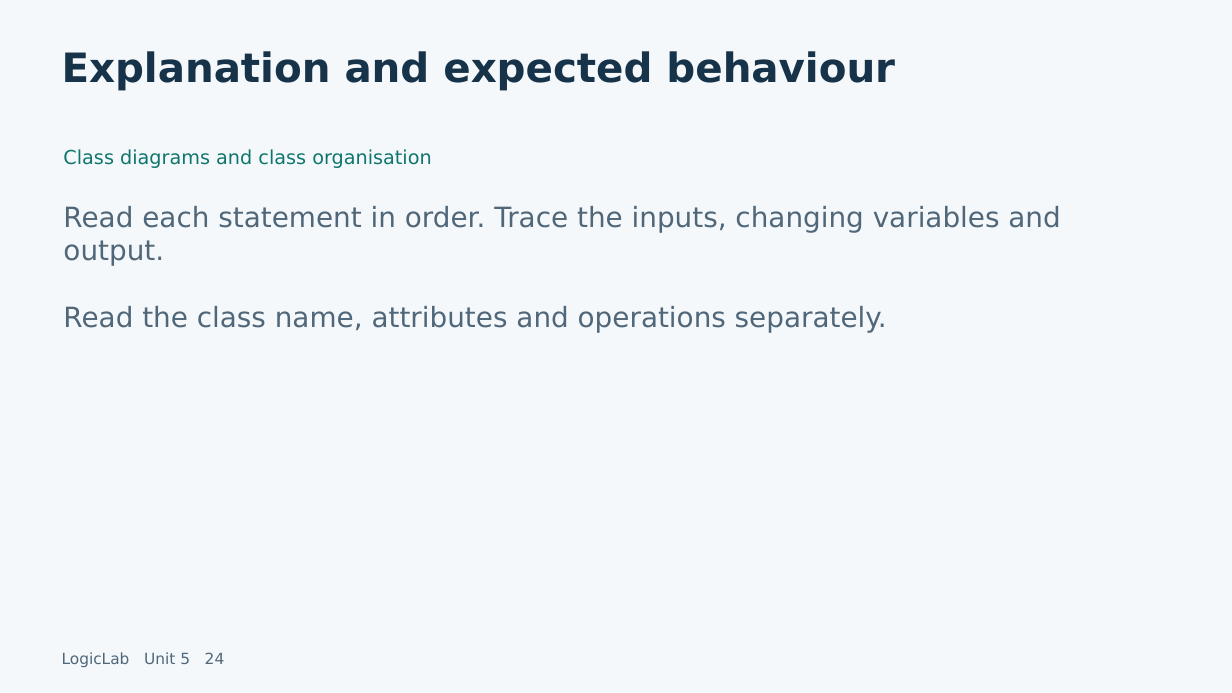
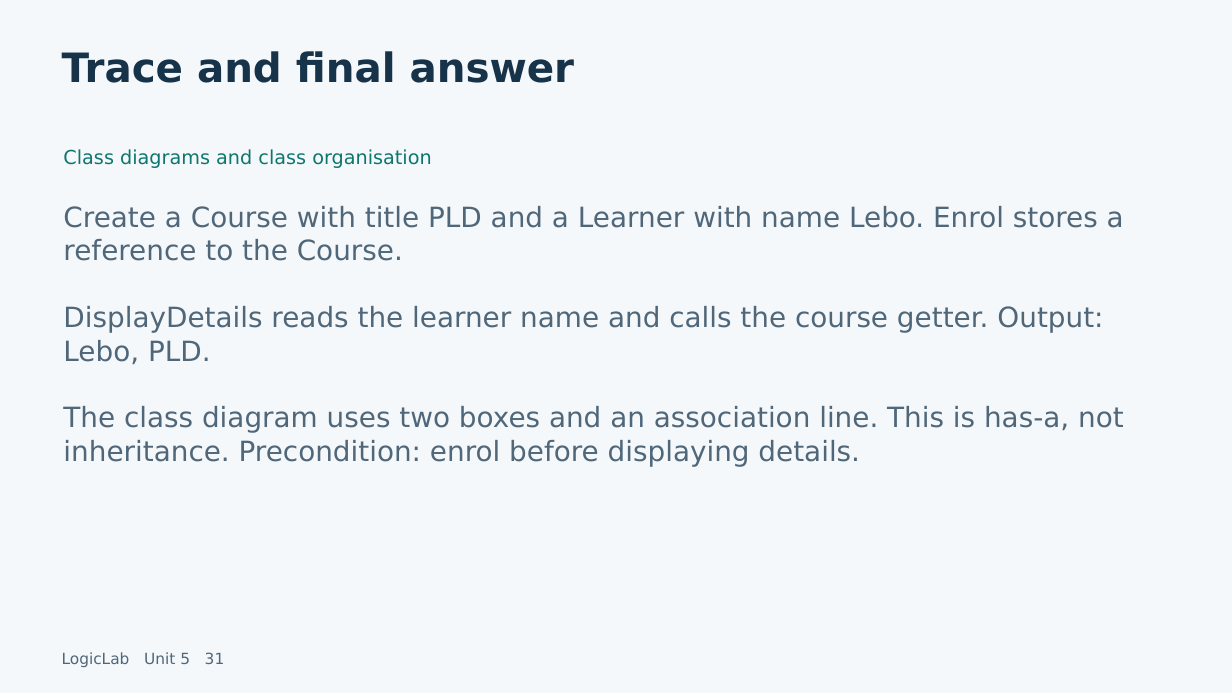
Before and after one commit to LEFA-2329/lefa-portfolio., a slide deck: slide 31 of dist/learn/downloads/logiclab-unit-5.pptx (slide 24 before the commit). Drawn at 1232x693 pixels with LibreOffice and Linux fonts; fonts in the diff are those of the drawing. Boxes give left, top, right and bottom in pixels: in the first picture for what was removed or moved away, otherwise in the second. Text is boxed around its words. In the diff, an @@ line names an element or a change of style, - is before the commit and + after.

Commit message:
Expand unit slides with complete solved pseudocode, exercise solutions, traces and data type definitions

```diff
--- a/dist/learn/downloads/logiclab-unit-5.pptx
+++ b/dist/learn/downloads/logiclab-unit-5.pptx
@@ text at [62, 51, 574, 83]: text changed @@
-Explanation and expected behaviour
+Trace and final answer
@@ text at [63, 206, 1124, 467]: text changed @@
-Read each statement in order. Trace the inputs, changing variables and output.
-Read the class name, attributes and operations separately.
+Create a Course with title PLD and a Learner with name Lebo. Enrol stores a reference to the Course.
+DisplayDetails reads the learner name and calls the course getter. Output: Lebo, PLD.
+The class diagram uses two boxes and an association line. This is has-a, not inheritance. Precondition: enrol before displaying details.
@@ text at [62, 652, 225, 667]: text changed @@
-LogicLab Unit 5 24
+LogicLab Unit 5 31
```
Also in this commit, not shown: 20 other slides changed, 14 slides added, 6 slides removed, 11 other files.
